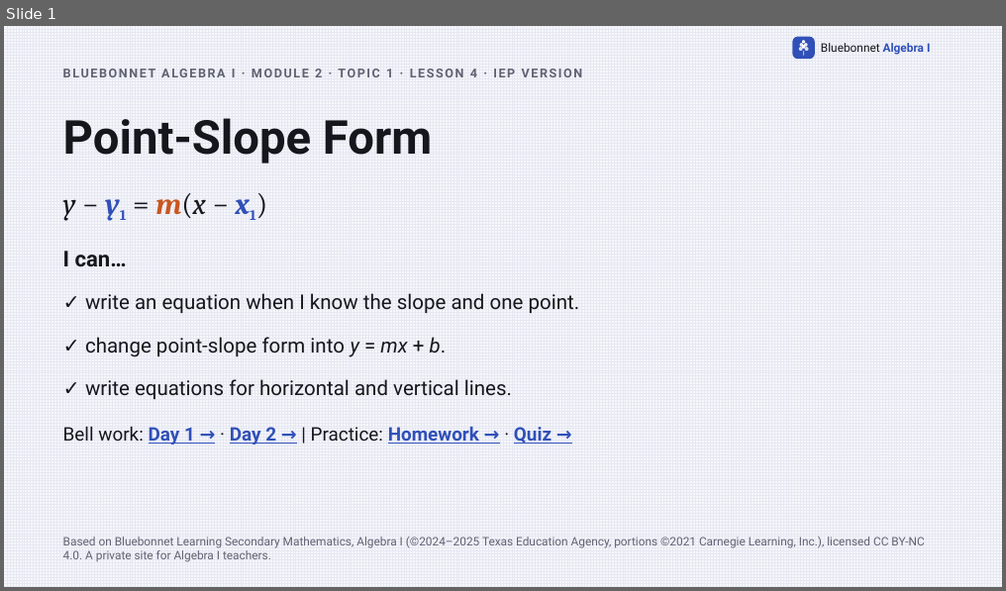
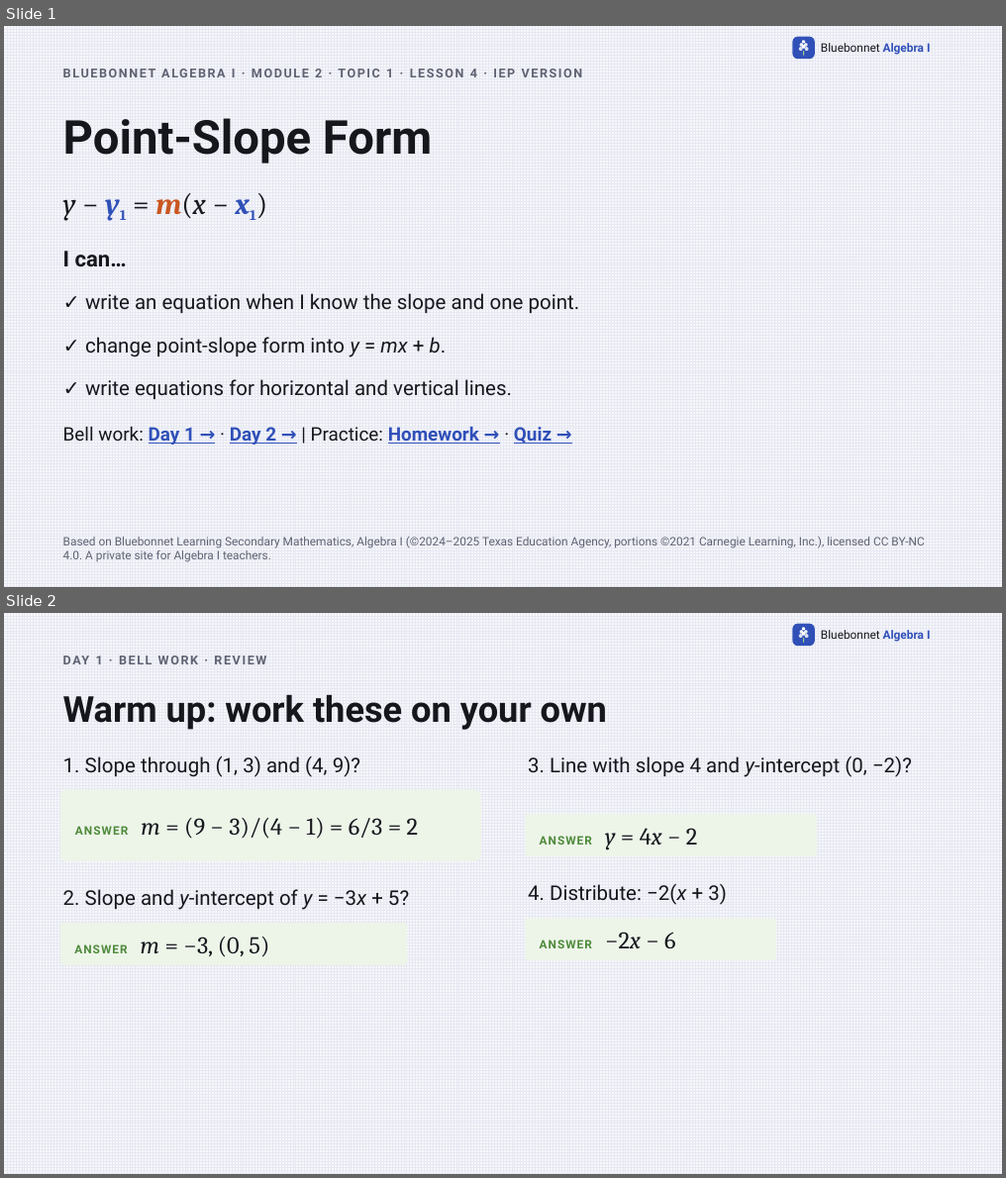
Before and after one commit to Apolloat2022/Algebra1M2U1L4, a slide deck: IEP/lesson4-point-slope-form-IEP.pptx. Shown one above the other, each under a label of ours: slide 1 before the commit, slides 1 and 2 after it. The pictures are 1006x591 and 1006x1178 pixels, drawn with LibreOffice and Linux fonts; fonts in the diff are those of the drawing. Boxes give left, top, right and bottom in pixels: in the first picture for what was removed or moved away, otherwise in the second. Text is boxed around its words. In the diff, an @@ line names an element or a change of style, - is before the commit and + after.

```diff
--- a/IEP/lesson4-point-slope-form-IEP.pptx
+++ b/IEP/lesson4-point-slope-form-IEP.pptx
@@ slide 2 added at bbox=[4, 613, 1002, 1174], background pattern #E6E8F2 on #F7F7FB; not listed: 9 template elements that a slide beside it also shows @@
@@ text added at bbox=[96, 656, 103, 664], 12 pt, text #5F6272, bold @@
+DAY 1 · BELL WORK · REVIEW
@@ text added at bbox=[63, 694, 607, 730], 34.5 pt, text #16171D, bold @@
+Warm up: work these on your own
@@ text added at bbox=[63, 757, 360, 777], 19.5 pt, text #16171D @@
+1. Slope through (1, 3) and (4, 9)?
@@ text added at bbox=[528, 757, 912, 777], 19.5 pt, text #16171D @@
+3. Line with slope 4 and y-intercept (0, −2)?
@@ rounded rectangle added at bbox=[60, 789, 481, 861], fill #EDF5E9, 23.2 pt, text #16171D @@
+ANSWER m = (9 − 3)/(4 − 1) = 6/3 = 2
@@ rounded rectangle added at bbox=[525, 814, 818, 858], fill #EDF5E9, 11.2 pt, text #4F8A3C, bold @@
+ANSWER y = 4x − 2
@@ text added at bbox=[63, 889, 409, 910], 19.5 pt, text #16171D @@
+2. Slope and y-intercept of y = −3x + 5?
@@ text added at bbox=[528, 884, 727, 905], 19.5 pt, text #16171D @@
+4. Distribute: −2(x + 3)
@@ rounded rectangle added at bbox=[60, 923, 407, 965], fill #EDF5E9, 23.2 pt, text #16171D @@
+ANSWER m = −3, (0, 5)
@@ rounded rectangle added at bbox=[525, 919, 776, 961], fill #EDF5E9, 11.2 pt, text #4F8A3C, bold @@
+ANSWER −2x − 6
```
Also in this commit, not shown: 1 other slide added, 6 other files.
